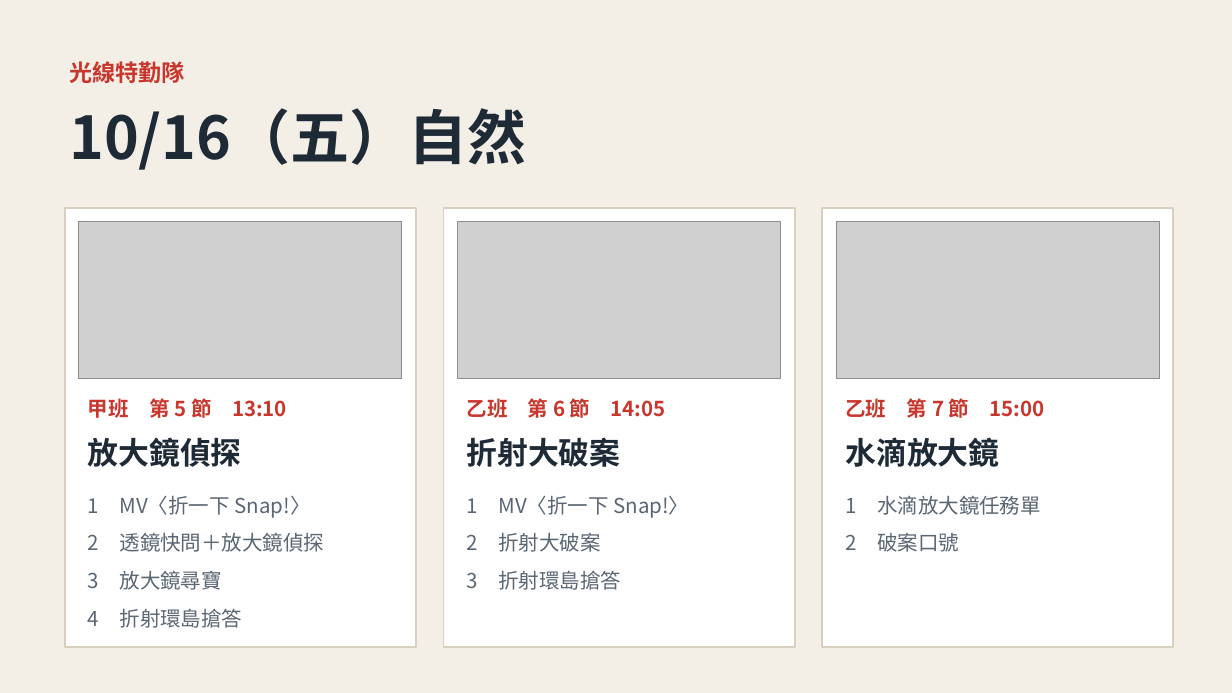
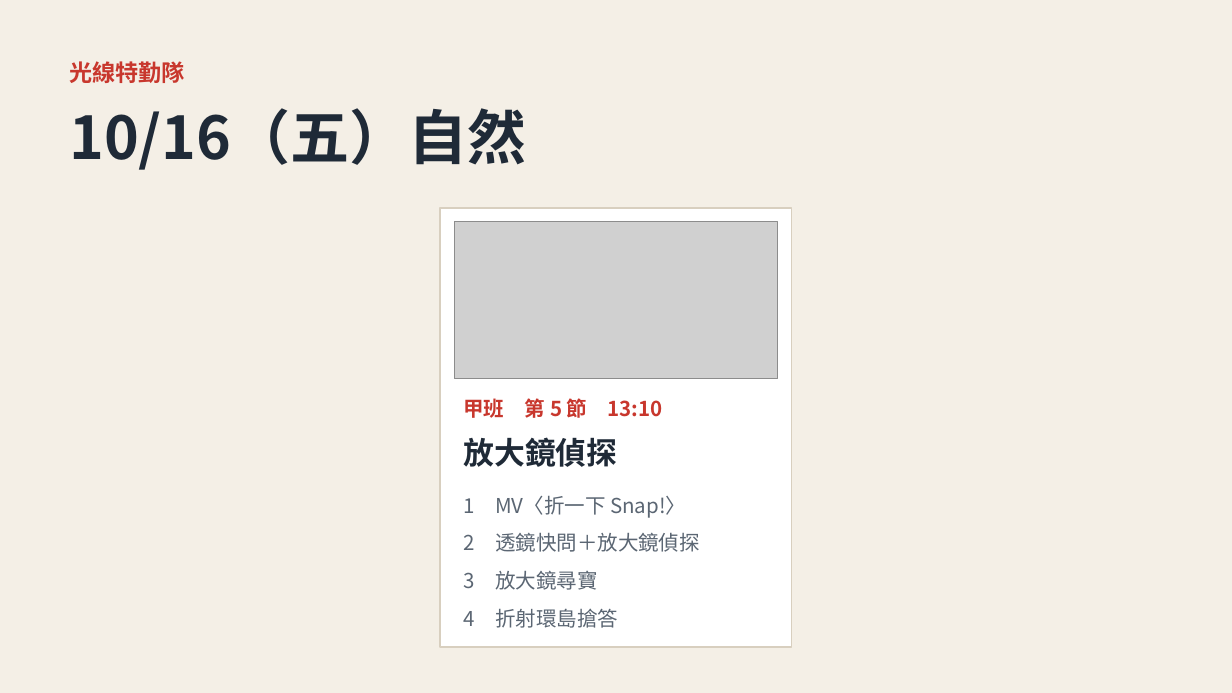
Before and after one commit to classtools1020/sports-results, a slide deck: slide 1 of f8f9fc3bd1/slides.pptx. Drawn at 1232x693 pixels with LibreOffice and Linux fonts; fonts in the diff are those of the drawing; grey boxes stand for pictures. Boxes give left, top, right and bottom in pixels: in the first picture for what was removed or moved away, otherwise in the second. Text is boxed around its words. In the diff, an @@ line names an element or a change of style, - is before the commit and + after.

```diff
--- a/f8f9fc3bd1/slides.pptx
+++ b/f8f9fc3bd1/slides.pptx
@@ 6 texts, 1 picture, 1 rectangle: place and size @@
-6 texts, 1 picture, 1 rectangle at (65,208,416,647)
+6 texts, 1 picture, 1 rectangle at (441,208,792,647)
@@ rectangle removed at (444,208,795,647) @@
@@ rectangle removed at (823,208,1174,647) @@
@@ picture removed at (457,222,781,379) @@
@@ picture removed at (836,222,1160,379) @@
@@ text removed at (467,398,666,418) @@
-乙班 第 6 節 14:05
@@ text removed at (845,398,1045,418) @@
-乙班 第 7 節 15:00
@@ text removed at (467,437,621,467) @@
-折射大破案
@@ text removed at (845,437,999,467) @@
-水滴放大鏡
@@ text removed at (467,496,689,518) @@
-1 MV〈折一下 Snap!〉
@@ text removed at (845,496,1041,515) @@
-1 水滴放大鏡任務單
@@ text removed at (467,533,600,552) @@
-2 折射大破案
@@ text removed at (845,533,959,552) @@
-2 破案口號
@@ text removed at (467,570,621,590) @@
-3 折射環島搶答
```
Also in this commit, not shown: 3 other slides changed, 17 slides removed, 14 other files.
